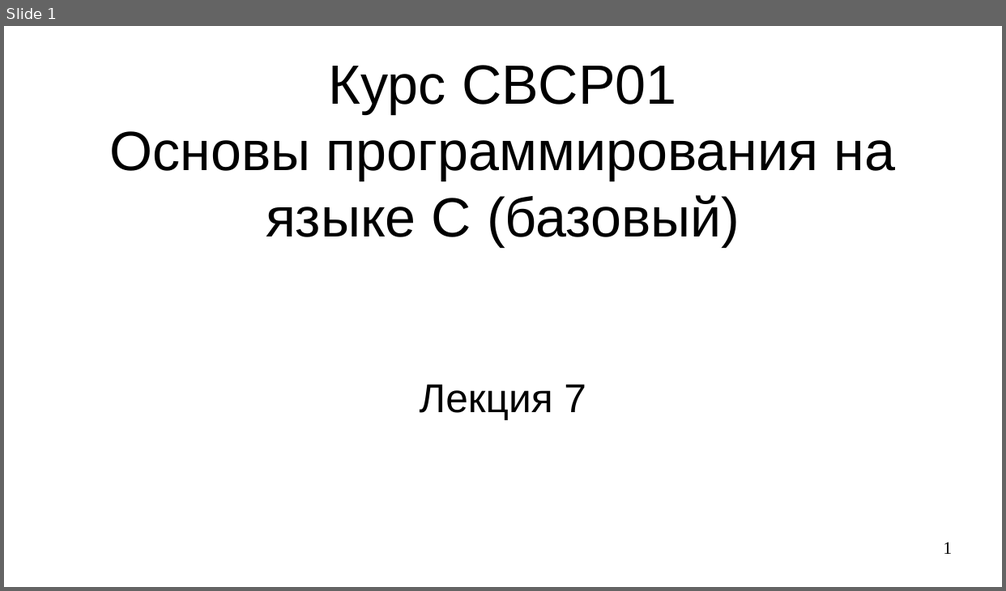
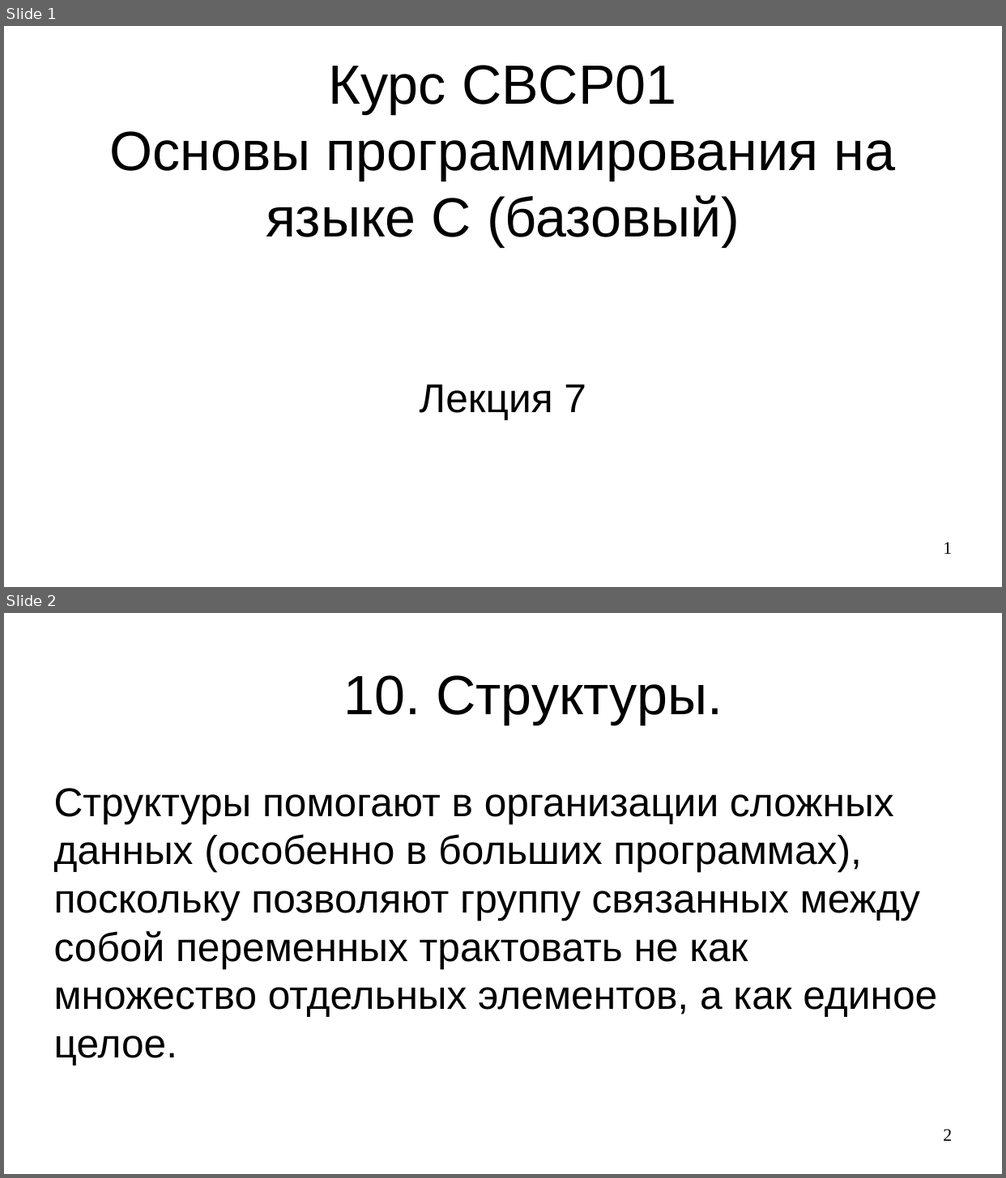
Before and after one commit to steelcraft/stud-lab, a slide deck: Лекции/CBCP01#L7.odp. Shown one above the other, each under a label of ours: slide 1 before the commit, slides 1 and 2 after it. The pictures are 1006x591 and 1006x1178 pixels, drawn with LibreOffice and Linux fonts; fonts in the diff are those of the drawing. Boxes give left, top, right and bottom in pixels: in the first picture for what was removed or moved away, otherwise in the second. Text is boxed around its words. In the diff, an @@ line names an element or a change of style, - is before the commit and + after.

Commit message:
Добавлены слайды 1-6

```diff
--- a/Лекции/CBCP01#L7.odp
+++ b/Лекции/CBCP01#L7.odp
@@ slide 2 added at [4,613,1002,1174], background #FFFFFF @@
@@ title added at [343,675,722,725], 44 pt, text #000000 @@
+10. Структуры.
@@ text added at [54,788,937,1065], 32 pt, text #000000 @@
+Структуры помогают в организации сложных данных (особенно в больших программах), поскольку позволяют группу связанных между собой переменных трактовать не как множество отдельных элементов, а как единое целое.
@@ page number added at [943,1129,952,1141], 14 pt, text #000000 @@
+2
```
Also in this commit, not shown: 2 slides changed, 5 other slides added, 9 slides removed.
